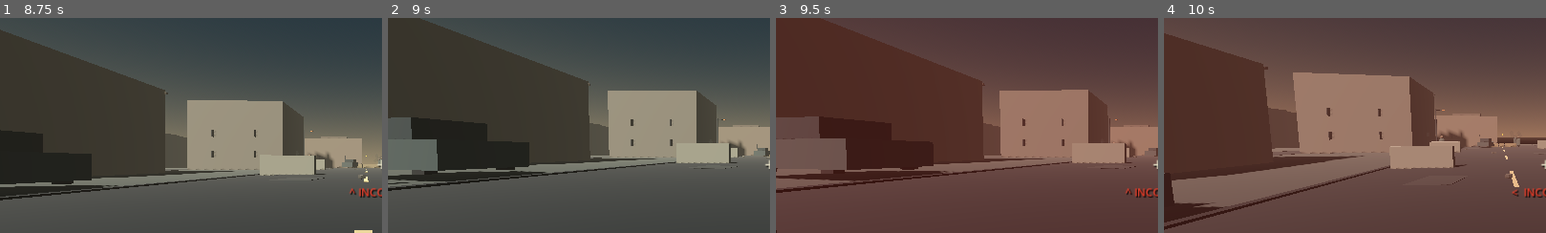
Above: before the commit, frames 1-4 (left to right).
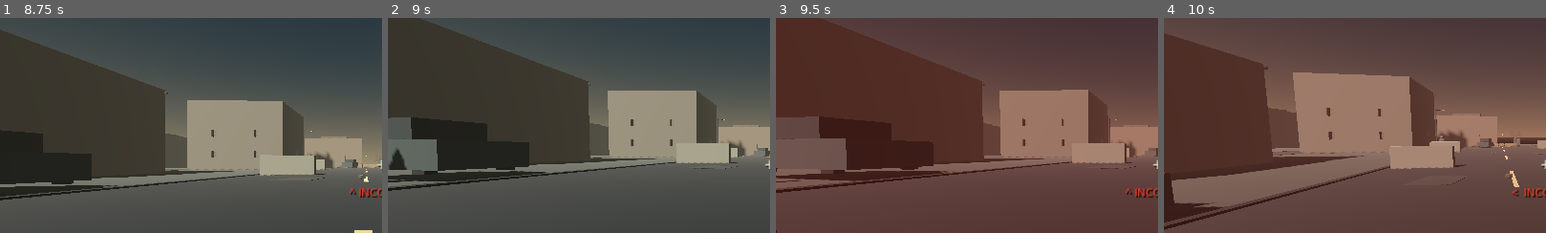
Above: after the commit, the same moments.

Repository: Liladizilla/operation-blackout
Game: Godot game, scene res://scenes/main.tscn
Two runs of this game, one before a commit and one after it. Both use one fixed random seed, a clock stepped at 60 frames per second and the inputs below.
Inputs (mouse positions are % of the whole screen's width and height, from its top left):
- Up to frame 1 (8.75 s): tap Enter at 0.5 s; move the mouse to (55, 50) at 0.52 s; hold W (move_forward) 0.53-5.78 s; tap Ctrl (crouch) at 0.6, 3.6, 6.6 s; click (55, 50) at 0.67 s; tap Space (jump) at 0.77, 1.52, 3.02, 3.77, 4.52, 6.02, 6.77, 7.52 s; move the mouse to (45, 50) at 1.27 s; tap F (interact) at 1.35, 4.35, 7.35 s; move the mouse to (52, 48) at 2.02 s; tap Z (prone) at 2.1, 5.1, 8.1 s; move the mouse to (49, 52) at 2.77 s; tap Shift (sprint) at 2.85, 5.85 s; click (49, 52) at 2.92 s; move the mouse to (57, 51) at 3.52 s; move the mouse to (42, 49) at 4.27 s; move the mouse to (51, 50) at 5.02 s; click (51, 50) at 5.17 s; move the mouse to (46, 48) at 5.77 s; hold D (move_right) 5.78-6.53 s; move the mouse to (55, 50) at 6.52 s; hold W (move_forward) from 6.53 s (still down); move the mouse to (45, 50) at 7.27 s; click (45, 50) at 7.42 s; move the mouse to (52, 48) at 8.02 s
- Up to frame 2 (9 s): move the mouse to (49, 52) at 8.77 s; release W (move_forward) at 8.78 s; hold A (move_left) from 8.78 s (still down); tap Shift (sprint) at 8.85 s
- Up to frame 3 (9.5 s): keep holding A (move_left); tap Space (jump) at 9.02 s
- Up to frame 4 (10 s): move the mouse to (57, 51) at 9.52 s; release A (move_left) at 9.53 s; hold W (move_forward) from 9.53 s (still down); tap Ctrl (crouch) at 9.6 s; click (57, 51) at 9.67 s; tap Space (jump) at 9.77 s
The pictures show only the part of the screen within x 0-50%, y 16-66%; the shares and areas given below are measured in that part.

Frame 1 is identical in both runs. In frame 2, 0.4% of the frame differs, in the area x 0-7%, y 60-78%; in frame 3, less than 0.1%; in frame 4, nothing differs.

Commit message:
Aim hostile obstacle feelers at chest height

Diff:
--- a/scripts/enemy.gd
+++ b/scripts/enemy.gd
@@ -158,7 +158,7 @@
     if forward.length_squared() < 0.01:
         return Vector3.ZERO
     forward = forward.normalized()
-    var origin := global_position + Vector3.UP * 0.85
+    var origin := global_position + Vector3.UP * 0.25
     var space := get_world_3d().direct_space_state
     var forward_hit := _steering_ray(space, origin, forward)
     if forward_hit.is_empty() or forward_hit.get("collider") == player:
